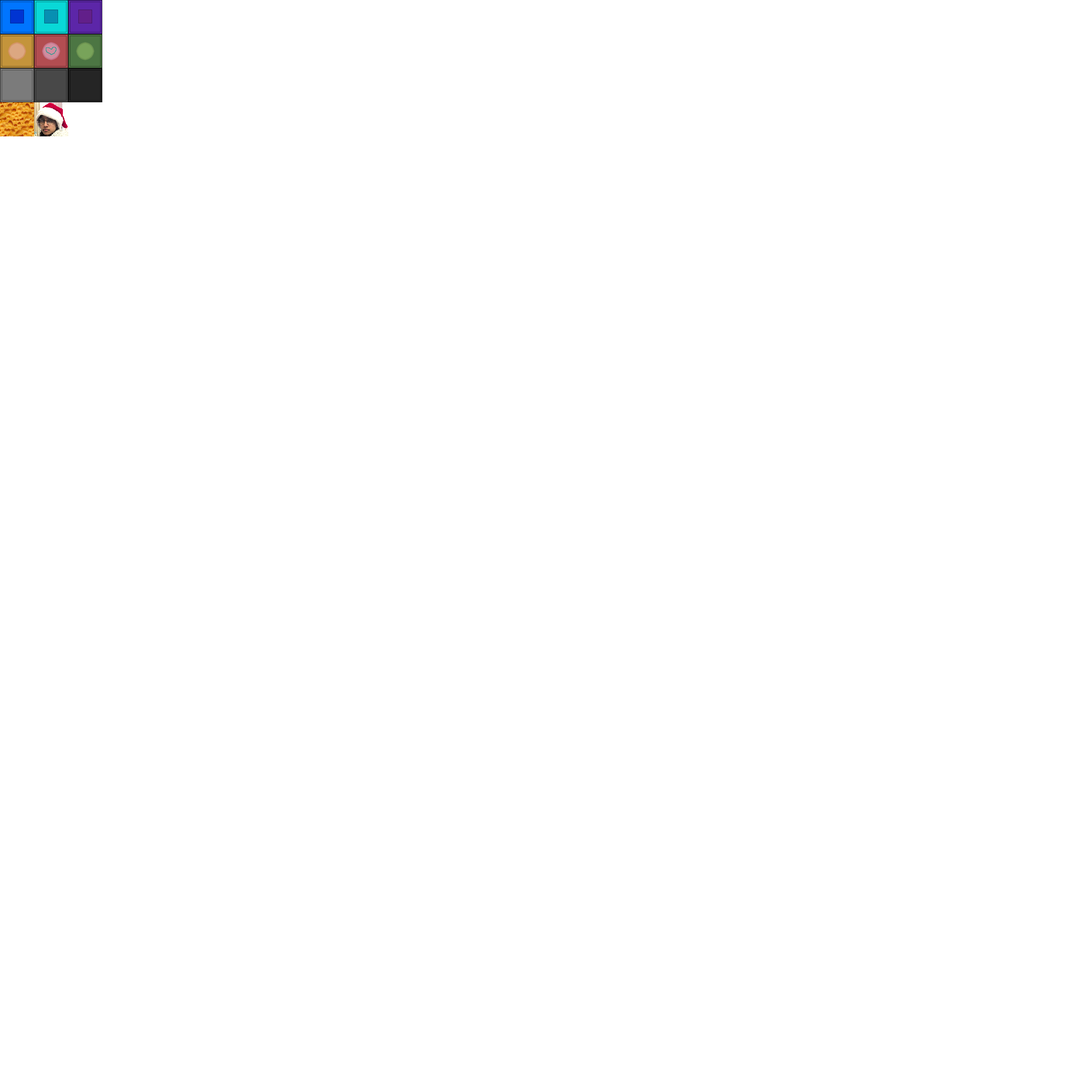
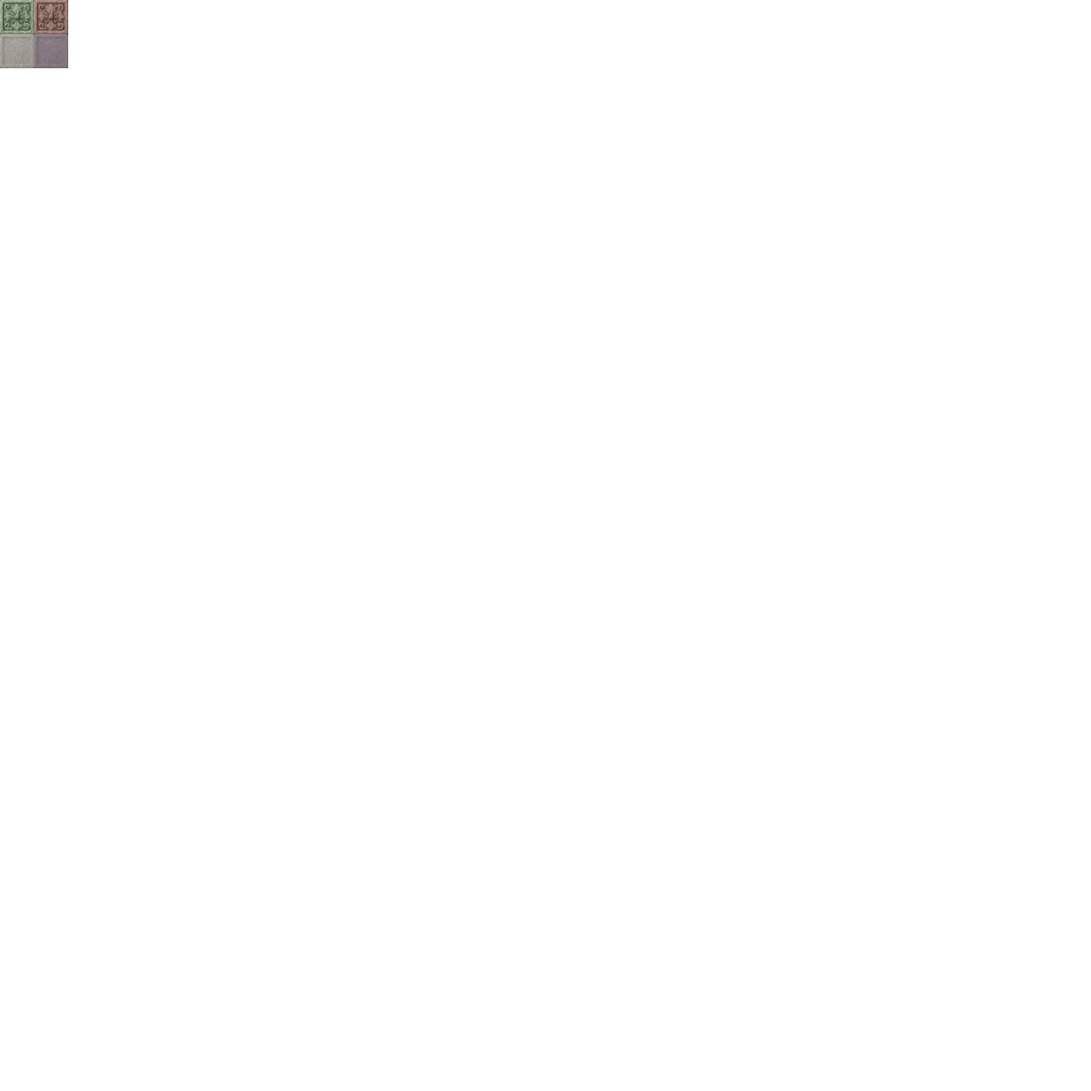
Two versions of the same layered image (1091x1091). Layer-by-layer changes:
painted on "Background" over (0, 0, 103, 137)
